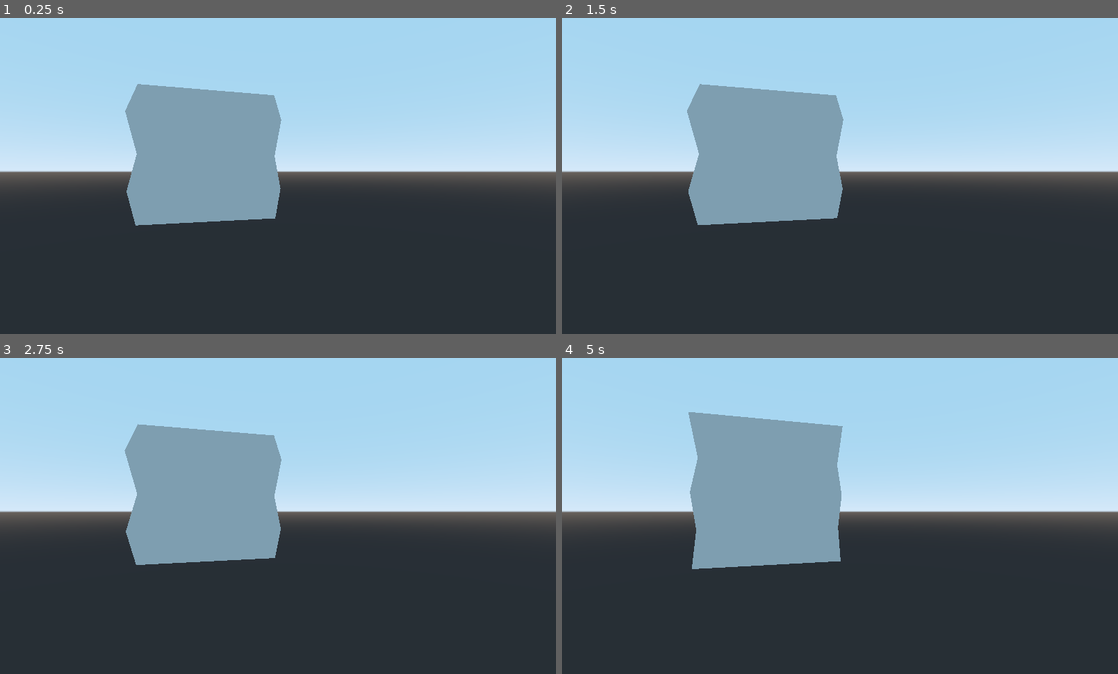
Above: before the commit, frames 1-4 (two rows, left to right).
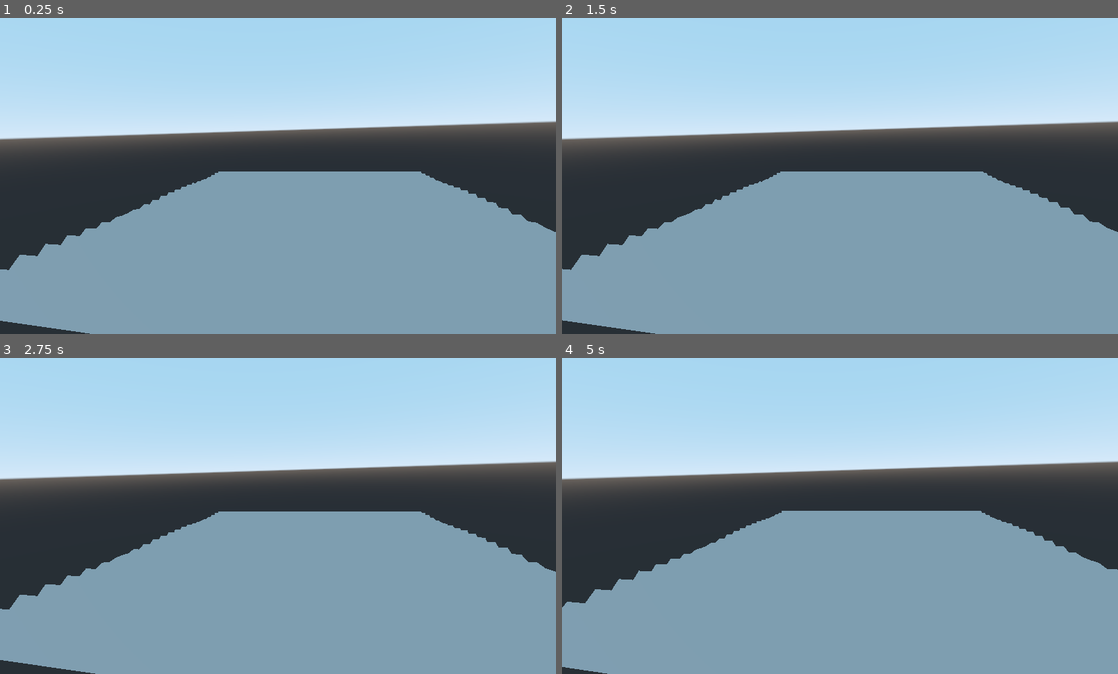
Above: after the commit, the same moments.

Repository: aaoeclipse/OSim
Game: Godot game, scene res://Sea.tscn
The game is run twice, just before and just after one commit, with the same random seed, the same clock (stepped at 60 frames per second) and the same inputs.
Inputs:
- Up to frame 1 (0.25 s): no input
- Up to frame 2 (1.5 s): no input
- Up to frame 3 (2.75 s): no input
- Up to frame 4 (5 s): no input

The runs differ from the first frame. In frame 1, 62% of the frame differs, in the area x 0-100%, y 20-100%; in frame 2, 62%; in frame 3, 62%; in frame 4, 62%, in the area x 0-100%, y 17-100%.

Commit message:
fix: :bug: rotate water so it's horizontal and a little bigger

Diff:
--- a/MeshInstance.gd
+++ b/MeshInstance.gd
@@ -8,9 +8,9 @@
 var verts = PoolVector3Array()
 var indices = PoolIntArray()
 
-var size = 5
+var size = 50
 
-var z = 0
+var y = 0
 var sq_points = []
 
 var anicount = 0
@@ -20,7 +20,7 @@
 
     for i in range(size):
         for j in range(size):
-            sq_points.append(Vector3(i,j,z))
+            sq_points.append(Vector3(i,y,j))
 
 
 func _process(delta):
@@ -36,7 +36,7 @@
 
     # add sine fnuciton to points
     for n in range(pow(size, 2)):
-        points.append(sq_points[n] + Vector3(0,0,sin( anicount*10 + int(n % size) * 3 ) * 0.5))
+        points.append(sq_points[n] + Vector3(0, sin( anicount*10 + int(n % size) * 3 ) * 0.5, 0))
 
     waves(points)
 
--- a/Sea.tscn
+++ b/Sea.tscn
@@ -11,4 +11,4 @@
 script = ExtResource( 1 )
 
 [node name="Camera" type="Camera" parent="."]
-transform = Transform( -0.969638, 0, 0.244546, 0, 1, 0, -0.244546, 0, -0.969638, 1.73626, 1.50312, -6.93741 )
+transform = Transform( -0.984808, 1.83435e-09, -0.173648, -0.0308728, 0.984069, 0.175088, 0.170882, 0.177789, -0.969118, 22.8669, 10.6618, -8.74045 )
